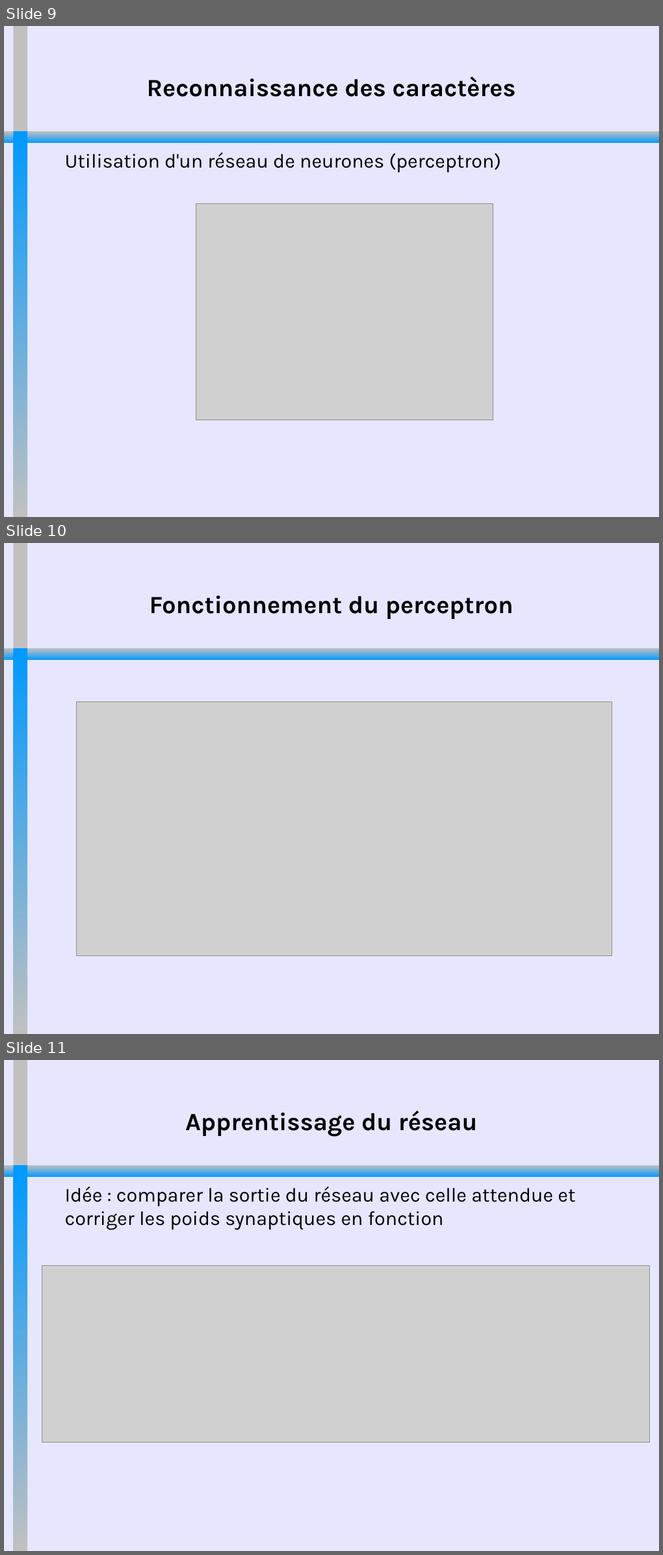
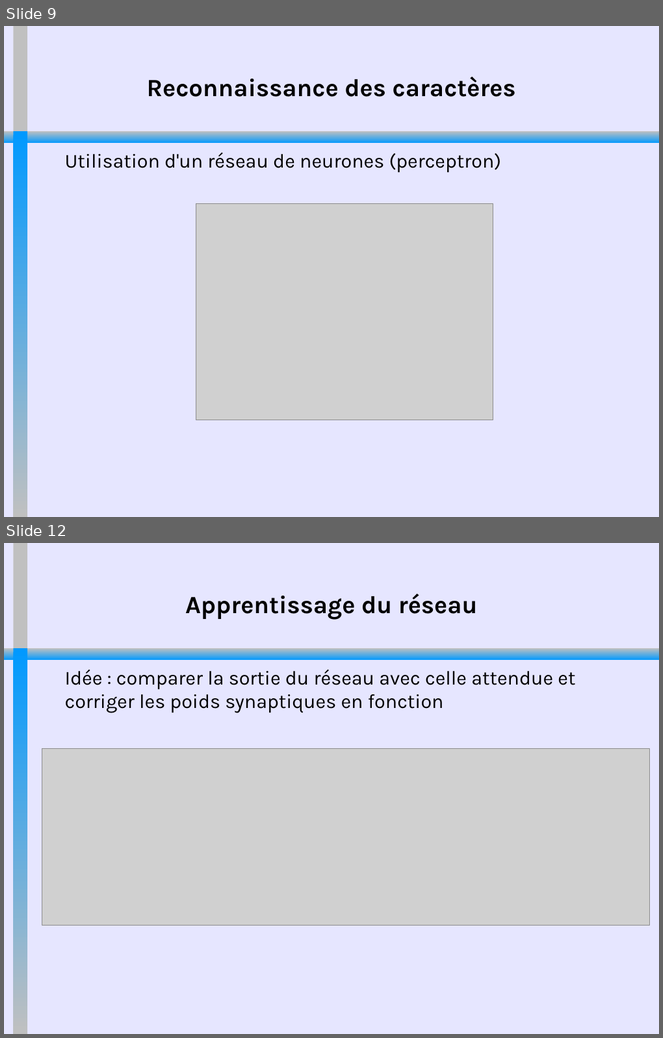
Before and after one commit to MehdiBksr/GeneTeX, a slide deck: documentation/SoutenanceGeneTeX.odp. Shown one above the other, each under a label of ours: slides 9, 10 and 11 before the commit, slides 9 and 12 after it; the slides between them are not shown. The pictures are 663x1555 and 663x1038 pixels, drawn with LibreOffice and Linux fonts; fonts in the diff are those of the drawing; grey boxes stand for pictures. Boxes give left, top, right and bottom in pixels: in the first picture for what was removed or moved away, otherwise in the second. Text is boxed around its words. In the diff, an @@ line names an element or a change of style, - is before the commit and + after.

```diff
--- a/documentation/SoutenanceGeneTeX.odp
+++ b/documentation/SoutenanceGeneTeX.odp
@@ slide 10 removed at box(4, 543, 659, 1034), background #E6E6FF; not listed: 3 template elements that a slide beside it also shows @@
@@ title removed at box(150, 596, 514, 619) @@
-Fonctionnement du perceptron
@@ picture removed at box(77, 702, 612, 956) @@
@@ what was slide 11 is now slide 12 @@
```
Also in this commit, not shown: 2 slides added.
